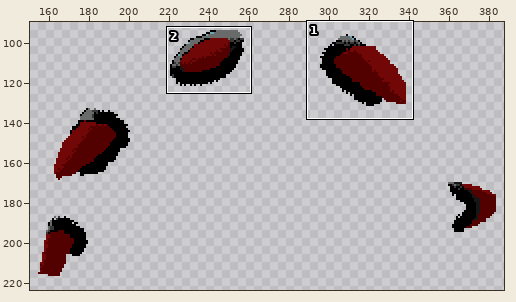
A pixel-art file gets an edit: Assets/Animation/Hand_Animation.aseprite. The first picture is a wide view before the edit; the outline marks the close-up.
Close-up. Earlier state:
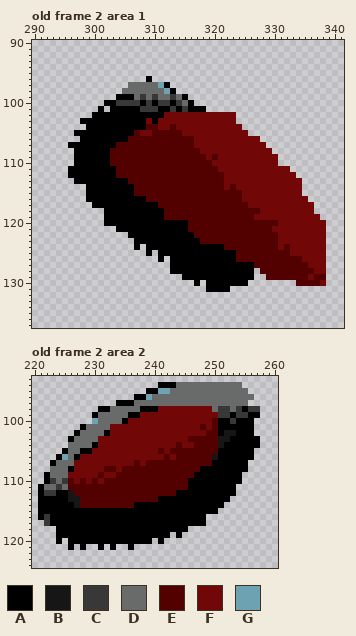
512x300 pixels, 19 frames. Shown: old frame 2 area 1: x 290..341, y 90..137; old frame 2 area 2: x 220..260, y 93..124. The wide view leaves out empty margins. The commit also changed other frames or places, which this record leaves out.
Palette (. is transparent): A #000000  B #161616  C #383838  D #696a6a  E #530000  F #720707  G #6da2b2
Pixels before, old frame 2 area 1 (only the part around the change), first column x 290:
 90 ....................................................
 91 ....................................................
 92 ....................................................
 93 ....................................................
 94 ....................................................
 95 ....................................................
 96 ...................A................................
 97 ................DDDDDGA.............................
 98 ...............DDDDDDDGA............................
 99 ..............AAADCDCDDCDA..........................
100 ............AACCCCACACCACDA.........................
101 ...........A.AAAAACCCAACACAAA.......................
102 ..........AAAAAAAAAAAAFFFFFFFFFFFF..................
103 ........AAAAAAAAAAAFAFFFFFFFFFFFFF..................
104 .........AAAAAAAAAAEEFFEFFFFFFFFFFF.................
105 .......AAAAAAAAAAEFFEEEEEFFFFFFFFFFF................
106 ........AAAAAAAAEEEEEEEEEEEFFFFFFFFFFF..............
107 ......AAAAAAAAEEEEEEEEEEEEEFFFFFFFFFFFF.............
108 .......AAAAAAEEEEEEEEEEEEEEEFFFFFFFFFFFF............
109 .......AAAAAAEEEEEEEEEEEEEEEEFEFFFFFFFFFF...........
110 .......AAAAAAEEEEEEEEEEEEEEEEEFFFFFFFFFFF...........
111 ......AAAAAAAAEEEEEEEEEEEEEEEEEFFFFFFFFFFFF.........
112 ......AAAAAAAAEEEEEEEEEEEEEEEEEEFFFFFFFFFFFF........
113 .......AAAAAAAAAEEEEEEEEEEEEEEEEFFFFFFFFFFFFF.......
114 .........AAAAAAAAEEEEEEEEEEEEEEEFEFFFFFFFFFFF.......
115 .........AAAAAAAAEEEEEEEEEEEEEEEEEEFFFFFFFFFF.......
116 .........AAAAAAAAAAEEEEEEEEEEEEEEEEFFFFFFFFFFF......
117 ..........AAAAAAAAAAAEEEEEEEEEEEEEEEFFFFFFFFFFF.....
118 ............AAAAAAAAAAEEEEEEEEEEEEEEEEFFFFFFFFF.....
119 ............AAAAAAAAAAEEEEEEEEEEEEEEEFFFFFFFFFFF....
120 ............AAAAAAAAAAAAAAEEEEEEEEEEEEEEEFFFFFFFF...
121 ..............AAAAAAAAAAAAEEEEEEEEEEEEEEFFFFFFFFF...
122 ................AAAAAAAAAAAEEEEEEEEEEEEEEFFFFFFFF...
123 .................AAAAAAAAAAAEEEEEEEEEEEEEFFFFFFFF...
124 .................A.AAAAAAAAAAAAAEEEEEEEEEFEFFFFFF...
125 ...................A.AAAAAAAAAAAAAEEEEEEEEEFFFFFF...
126 .....................A.AAAAAAAAAAAEEEEEEEEEEEFFFF...
127 .......................AAAAAAAAAAAAAAEEEEEEEEEFFF...
128 .......................AAAAAAAAAAAAAA.EEEEEEEEEFF...
129 .........................AAAAAAAAAAAA..EEEEEEEFEE...
130 ...........................A.AAAAAAA........EEEEF...
131 .............................AAAA...................
132 ....................................................
133 ....................................................
134 ....................................................
135 ....................................................
136 ....................................................
137 ....................................................
Pixels before, old frame 2 area 2, first column x 221:
 94 ....................AAADDDDDDDDDDD...
 95 ..................AAGGDDDDDDDDDDDDD..
 96 ................AAGDDDDDDDDDDDDDDDDD.
 97 .............AAADDDDDDDDDDDDDDDDDDD..
 98 ..........AADDDDDAAAFFFFFFFFFDCCDCACC
 99 .........ADDDDDAAFFFFFFFFFFFFFCCACCAA
100 .........GDDDDAFFFFFFFFFFFFFFEAACAAA.
101 .......ADDDDFFFFFFFFFFFFFFFEFEAAAAAA.
102 ......ADDDDAFFFFFFFFFFFFFFFFEEABBAAA.
103 .....ADDDDFFFFFFFFFFFFFFFEEEEEBBAAAAA
104 .....DDDDAFFFFFFFFFFFFFEFFEEEEBAAAAAA
105 ....ADDAAFFFFFFFFFFFEFEEEEEEEEAAAAAA.
106 ...AGDAFFFFFFFFFFFFFFEFEEEEEEBAAAAAA.
107 ..ADDDFFFFFFFFFFEFEEEEEEEEEEEAAAAAA..
108 ..DDDAFFFFFEEFEEEEEEEEEEEEEAAAAAAAA..
109 .ADDDFFFFFEFFEEEEEEEEEEEEEAAAAAAAA...
110 .ACDCEFEFEFEEEEEEEEEEEEEEAAAAAAAAA...
111 ADDCDEEEEEEEEEEEEEEEEEEEEAAAAAAAA....
112 ACCAABEEEEEEEEEEEEEEEEEAAAAAAAAAA....
113 AAAAABBEEEEEEEEEEEEEAAAAAAAAAAAA.....
114 AAAAAABEEEEEEEEEAAAAAAAAAAAAAAA......
115 AAAAAAAAAAAAAAAAAAAAAAAAAAAAAA.......
116 ACAAAAAAAAAAAAAAAAAAAAAAAAAA.........
117 .CAAAAAAAAAAAAAAAAAAAAAAAAAA.........
118 ...AAAAAAAAAAAAAAAAAAAAAA............
119 ...AAAAAAAAAAAAAAAAAAA.A.............
120 ...A.AAAAAAAAAAAAAA.A................
121 .....A.A..A.A..A.....................
After the commit:
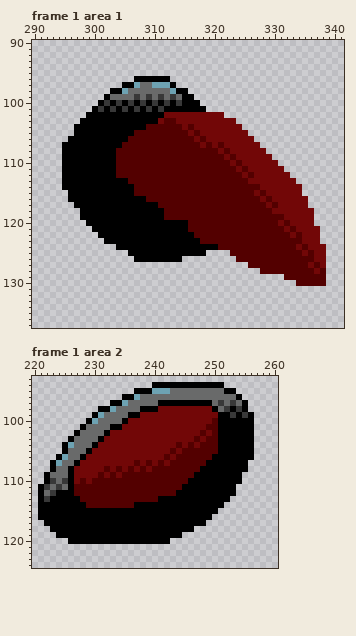
A new or re-ordered frame is compared with the old frame closest to it.
Change:
frames re-ordered
Changed rows in their new state; - is an unchanged pixel.
Frame 1 area 1 against old frame 2, layer "Reworked animation (pixel perfect)":
first column x 295:
 96 ------------AA-AAA--------------------------
 97 ----------AAG--G-GA-------------------------
 98 --------AAG------DGAA-----------------------
 99 -------ADDDDCDCDC----A----------------------
100 ------AC--A-ACACA---A-A---------------------
101 -----ACAC-C-CA-AC-A-A-----------------------
102 ----A----------------------..---------------
103 --------------A--EE-------------------------
104 --AA------------EE-E-E----------------------
105 -------------EE-----E-E---------------------
106 -AA--------------------E--------.-----------
107 A--------A------------E-E-E------.----------
108 AA------A--------------EEE-E------.---------
109 AA------A---------------E-E-E------.--------
110 AA------A----------------EEE-E--------------
111 A-------------------------EEE-E------.------
112 A--------------------------EEE-E------.-----
113 AA-------------------------EEEE--------.----
114 AAAA-----------------------E-EEEE-----------
115 -AAA--------------------------EE-E----------
116 -AAA--------------------------EEE-E---------
117 --AAA--------------------------EEE-E-----.--
118 ---AAAA--------------------------EE---------
119 ---AAAA-------------------------EEEEE-----.-
120 ----AAA------------------------------E----..
121 -----AAAA--------------------------EE-E----.
122 ------AAAAA-------------------------EE-E---.
123 -------AAAAA------------------------EEEE---.
124 ---------AAA-A------------E---------E-E-E---
125 -----------AAA-A--------....E---------EE-E--
126 ------------AAAA-A--.........-----------EE--
127 ------------------.............E----------E-
128 ------------------..............-----------E
129 --------------------............--...----E--
130 ----------------------.-.......------------E
131 ------------------------....----------------
Frame 1 area 2 against old frame 2, layer "Reworked animation (pixel perfect)":
first column x 222:
 94 ------------------A---AAAAAAAA...---
 95 ---------------AA-G-----------AA..--
 96 -------------AAGDD--------------A..-
 97 -----------A-GD----AAAAAAAAA-C-C-A--
 98 -----------G----------------AD-A--..
 99 ---------G-------------------AACA--.
100 -------A-----------------------A----
101 -----------AA-------------FE--------
102 --------------------------EF--AA----
103 ---------A--------------F-F--AA----.
104 ---AG-------------------EF---A-----.
105 ------D------------F--F-------------
106 -----DA---------------------A-------
107 --G--A------------F-F------A--------
108 -A---------FEF-F-F------------------
109 ----A------EF-----------------------
110 ----A----E--------------------------
111 C---A------------------A------------
112 D---A-------------------------------
113 C---AA------------------------------
114 -----AA-----------------------------
116 A--------------------------A--------
117 A-----------------------------------
118 -A----------------------A-----------
119 ---------------------A--------------
120 --.---------------A-A---------------
121 ----.-.--.-.--.---------------------
Changed places in both close-ups, as pixel boxes (x1, y1, x2, y2):
changed: (62, 76, 326, 292)
changed: (44, 382, 260, 550)
